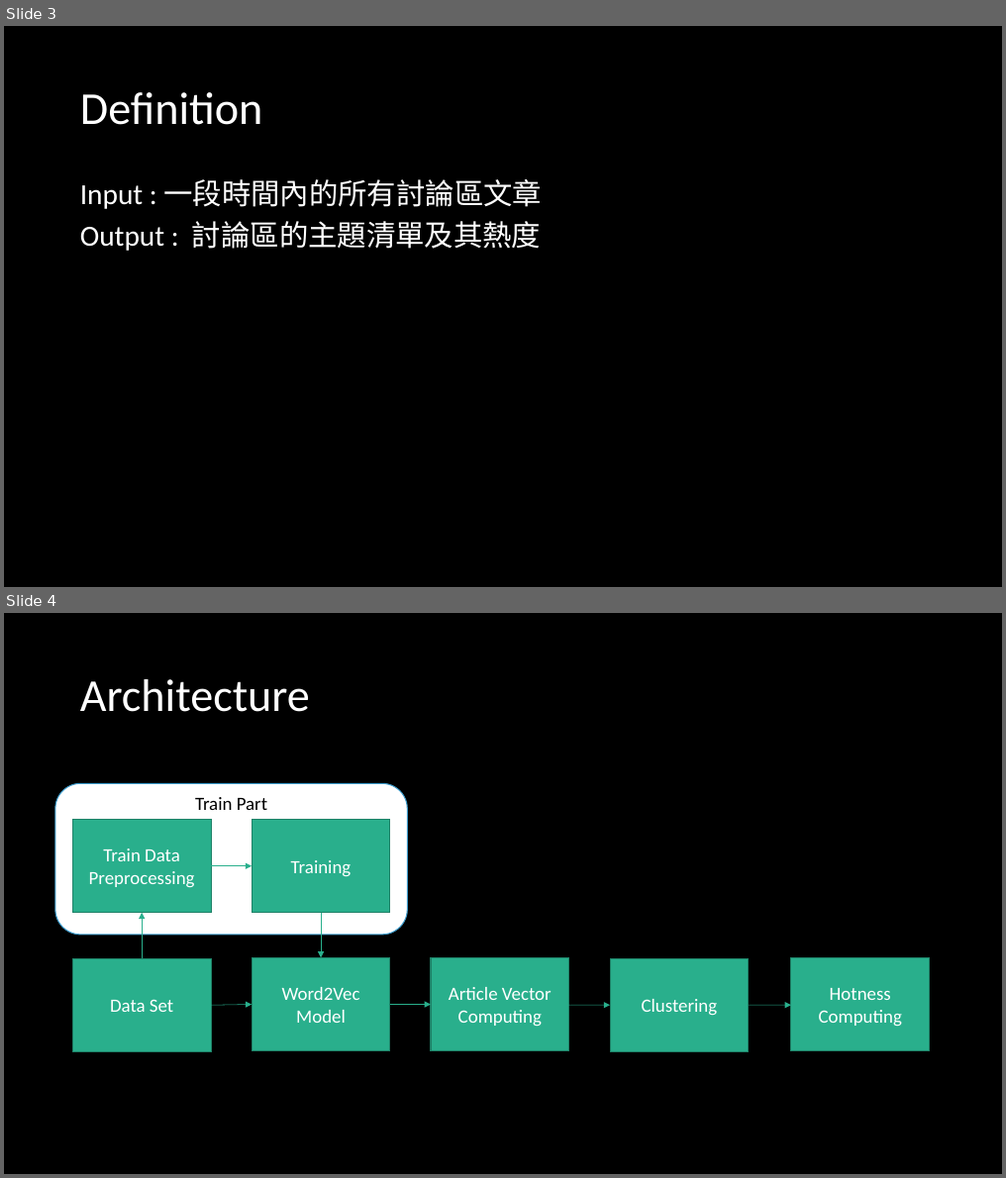
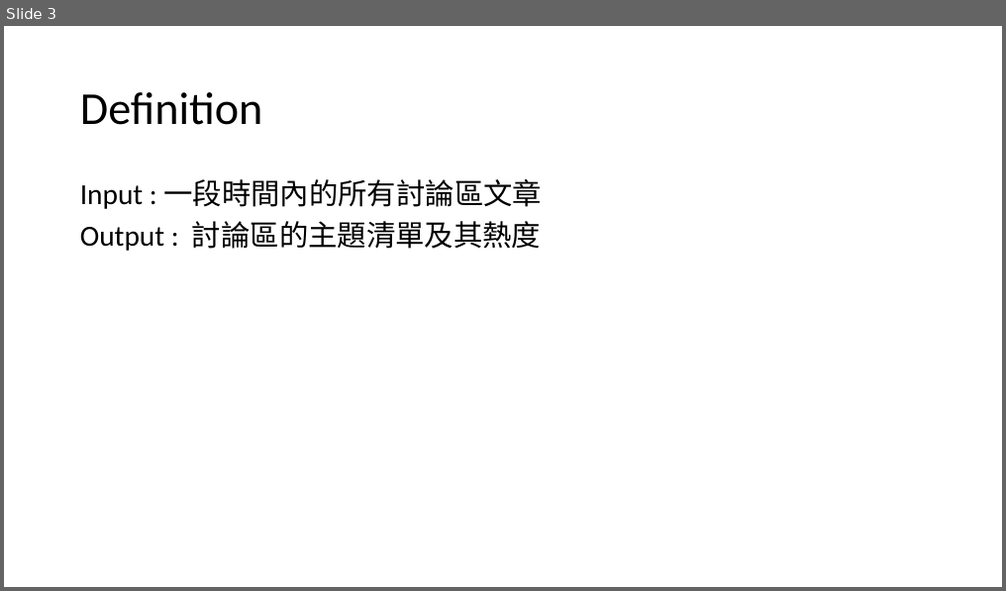
Before and after one commit to ZhongTing/HotTopicDetection, a slide deck: Hot-Topic-Detection.pptx. Shown one above the other, each under a label of ours: slides 3 and 4 before the commit, slide 3 after it. The pictures are 1006x1178 and 1006x591 pixels, drawn with LibreOffice and Linux fonts; fonts in the diff are those of the drawing. Boxes give left, top, right and bottom in pixels: in the first picture for what was removed or moved away, otherwise in the second. Text is boxed around its words. In the diff, an @@ line names an element or a change of style, - is before the commit and + after.

```diff
--- a/Hot-Topic-Detection.pptx
+++ b/Hot-Topic-Detection.pptx
@@ slide 4 removed at [4,613,1002,1174], background #000000 @@
@@ title removed at [80,679,310,712] @@
-Architecture
@@ rounded rectangle removed at [55,783,408,935] @@
-Train Part
@@ rectangle removed at [73,820,211,913] @@
-Train Data
-Preprocessing
@@ rectangle removed at [252,820,390,913] @@
-Training
@@ arrow removed from (211, 866) to (252, 866) @@
@@ arrow removed from (142, 959) to (142, 913) @@
@@ arrow removed from (321, 913) to (321, 959) @@
@@ rectangle removed at [73,959,211,1053] @@
-Data Set
@@ rectangle removed at [252,959,390,1052] @@
-Word2Vec
-Model
@@ rectangle removed at [431,959,569,1052] @@
-Article Vector
-Computing
@@ rectangle removed at [611,959,748,1053] @@
-Clustering
@@ rectangle removed at [791,959,930,1052] @@
-Hotness Computing
@@ arrow removed from (211, 1005) to (252, 1004) @@
@@ arrow removed from (390, 1004) to (431, 1004) @@
@@ arrow removed from (567, 1005) to (611, 1005) @@
@@ arrow removed from (748, 1005) to (791, 1005) @@
@@ slide 3 changed as well @@
@@ background #000000 to #FFFFFF @@
@@ title "Definition" at [80,92,263,125]: text colour #FFFFFF to #000000 @@
@@ text "Input : 一段時間內的所有討論區文章" at [80,179,542,251]: text colour #FFFFFF to #000000 @@
```
Also in this commit, not shown: 30 other slides changed, 5 slides added, 5 other slides removed, 18 other files.
